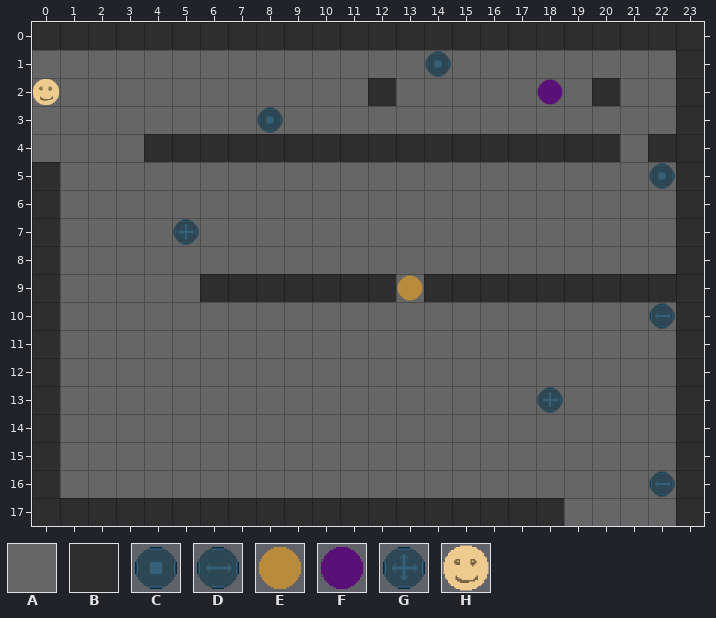
A Tiled map gets an edit: android/assets/maps/mapWS.tmx. That is the earlier state.
Cells are 64x64 px. Shown: x 0..23, y 0..17.
Key: from "tilset": A 0, B 1, C 2, D 3, E 4, F 5, G 7, H 8.
_ is an empty cell.
Layer "bg" before, first column x 0:
 0 BBBBBBBBBBBBBBBBBBBBBBBB
 1 AAAAAAAAAAAAAAAAAAAAAAAB
 2 AAAAAAAAAAAABAAAAAAABAAB
 3 AAAAAAAAAAAAAAAAAAAAAAAB
 4 AAAABBBBBBBBBBBBBBBBBABB
 5 BAAAAAAAAAAAAAAAAAAAAAAB
 6 BAAAAAAAAAAAAAAAAAAAAAAB
 7 BAAAAAAAAAAAAAAAAAAAAAAB
 8 BAAAAAAAAAAAAAAAAAAAAAAB
 9 BAAAAABBBBBBBABBBBBBBBBB
10 BAAAAAAAAAAAAAAAAAAAAAAB
11 BAAAAAAAAAAAAAAAAAAAAAAB
12 BAAAAAAAAAAAAAAAAAAAAAAB
13 BAAAAAAAAAAAAAAAAAAAAAAB
14 BAAAAAAAAAAAAAAAAAAAAAAB
15 BAAAAAAAAAAAAAAAAAAAAAAB
16 BAAAAAAAAAAAAAAAAAAAAAAB
17 BBBBBBBBBBBBBBBBBBBAAAAB
Layer "fg" before, first column x 0:
 0 ________________________
 1 ______________C_________
 2 H_________________F_____
 3 ________C_______________
 4 ________________________
 5 ______________________C_
 6 ________________________
 7 _____G__________________
 8 ________________________
 9 _____________E__________
10 ______________________D_
11 ________________________
12 ________________________
13 __________________G_____
14 ________________________
15 ________________________
16 ______________________D_
17 ________________________
The same view after the edit:
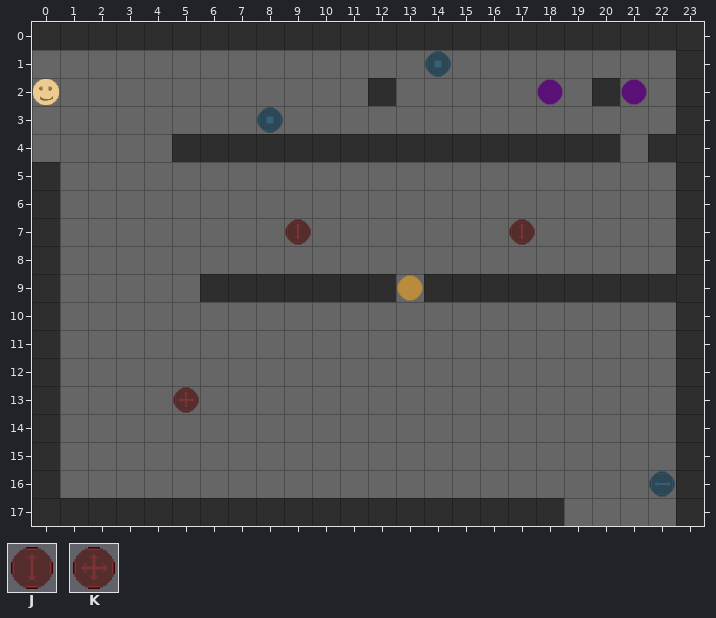
Further tiles: from "tilset": J 14, K 15.
Change:
{"where": "layer \"bg\""}
{"y":4,"x":4,"old":"B","new":"A"}
{"where": "layer \"fg\""}
{"y":2,"x":21,"old":"_","new":"F"}
{"y":5,"x":22,"old":"C","new":"_"}
{"y":7,"x":5,"old":"G","new":"_"}
{"y":7,"x":9,"old":"_","new":"J"}
{"y":7,"x":17,"old":"_","new":"J"}
{"y":10,"x":22,"old":"D","new":"_"}
{"y":13,"x":5,"old":"_","new":"K"}
{"y":13,"x":18,"old":"G","new":"_"}
